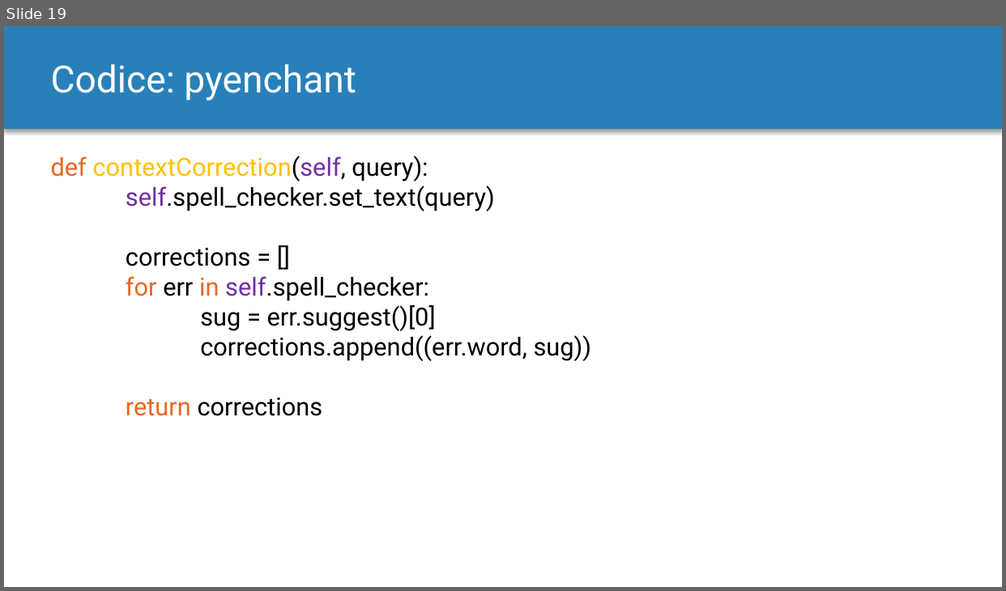
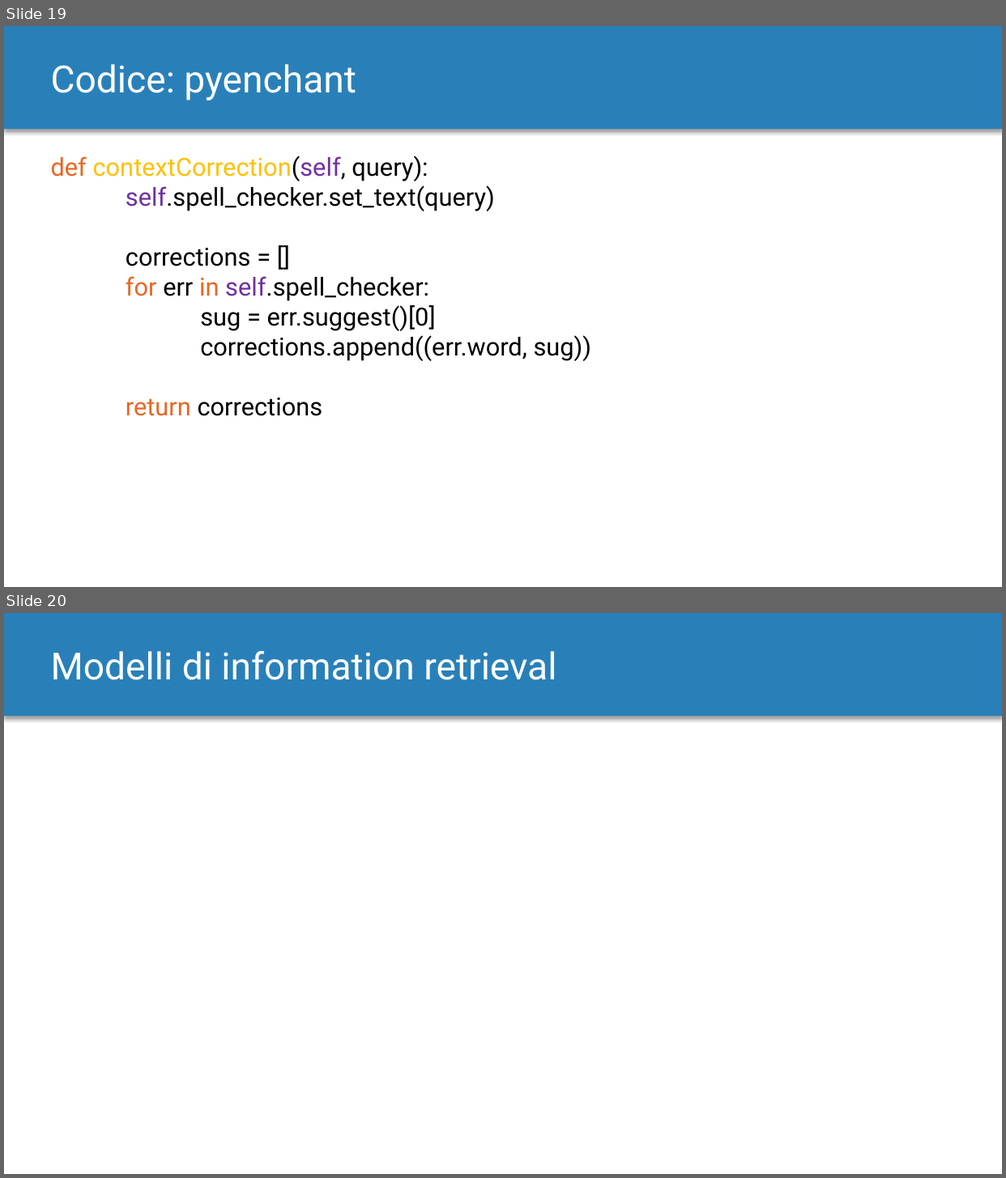
Before and after one commit to MurgoloMichele/GAvI, a slide deck: doc/Progetto.pptx. Shown one above the other, each under a label of ours: slide 19 before the commit, slides 19 and 20 after it. The pictures are 1006x591 and 1006x1178 pixels, drawn with LibreOffice and Linux fonts; fonts in the diff are those of the drawing. Boxes give left, top, right and bottom in pixels: in the first picture for what was removed or moved away, otherwise in the second. Text is boxed around its words. In the diff, an @@ line names an element or a change of style, - is before the commit and + after.

```diff
--- a/doc/Progetto.pptx
+++ b/doc/Progetto.pptx
@@ slide 20 added at (4, 613, 1002, 1174), background #FFFFFF; not listed: 1 template element that a slide beside it also shows @@
@@ text added at (51, 651, 556, 680), 36 pt, text #FFFFFF @@
+Modelli di information retrieval
```
Also in this commit, not shown: 6 slides changed, 8 other slides added, 2 slides removed, 2 other files.
